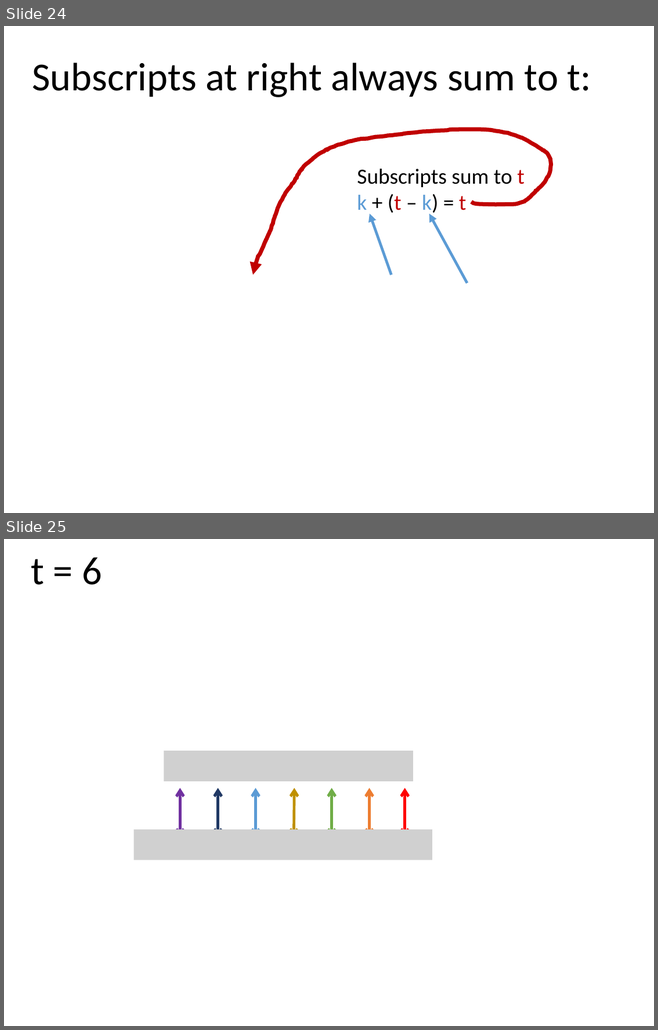
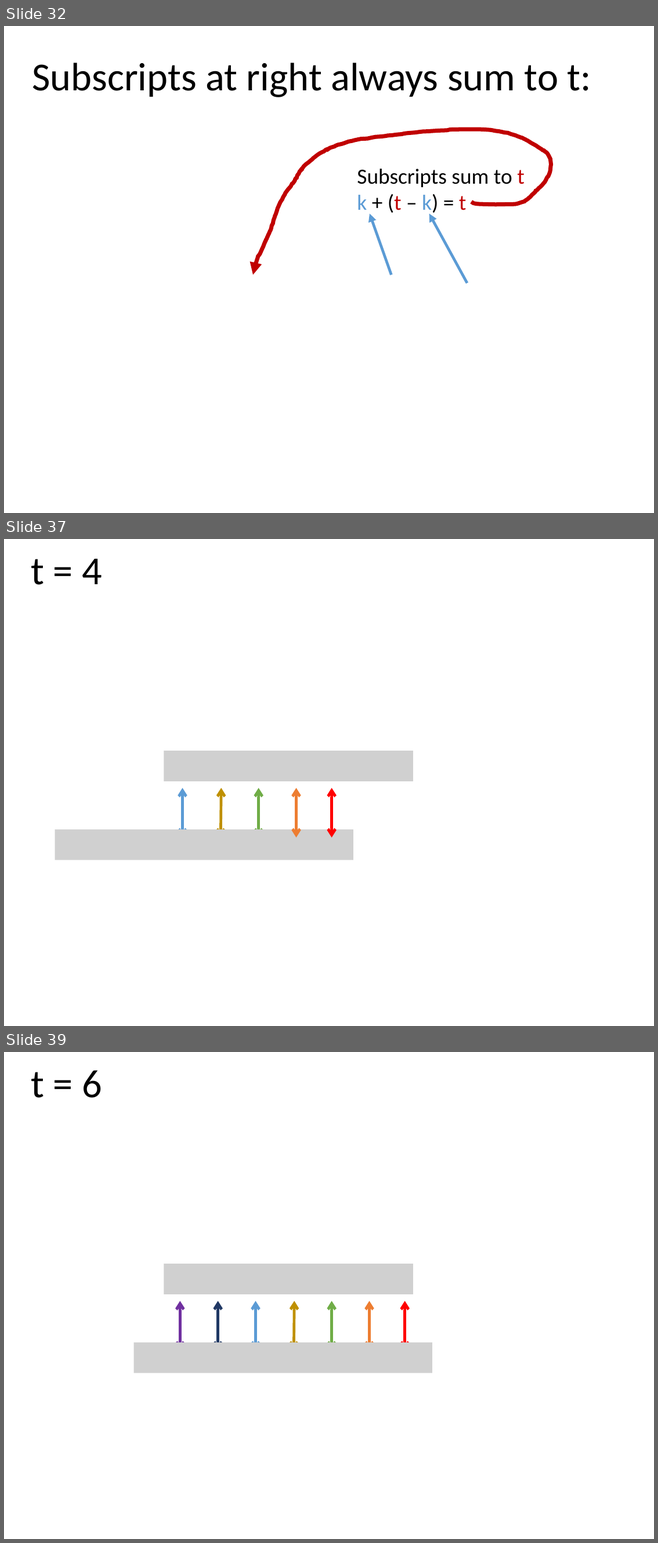
Before and after one commit to tomjhou/MathClassPythonCode, a slide deck: Class3/Lecture3 - Convolution.pptx. Shown one above the other, each under a label of ours: slides 24 and 25 before the commit, slides 32, 37 and 39 after it; the slides between them are not shown. The pictures are 658x1030 and 658x1543 pixels, drawn with LibreOffice and Linux fonts; fonts in the diff are those of the drawing; grey boxes stand for pictures. Boxes give left, top, right and bottom in pixels: in the first picture for what was removed or moved away, otherwise in the second. Text is boxed around its words. In the diff, an @@ line names an element or a change of style, - is before the commit and + after.

```diff
--- a/Class3/Lecture3 - Convolution.pptx
+++ b/Class3/Lecture3 - Convolution.pptx
@@ slide 37 added at bbox=[4, 539, 654, 1026], background #FFFFFF @@
@@ title added at bbox=[31, 559, 102, 585], 44 pt, text #000000 @@
+t = 4
@@ picture added at bbox=[164, 751, 413, 781] @@
@@ double arrow added from (183, 788) to (183, 838), #5B9BD5 3 pt @@
@@ double arrow added from (221, 788) to (220, 838), #BF9000 3 pt @@
@@ double arrow added from (259, 788) to (259, 838), #70AD47 3 pt @@
@@ double arrow added from (296, 788) to (296, 838), #ED7D31 3 pt @@
@@ double arrow added from (331, 788) to (331, 838), #FF0000 3 pt @@
@@ picture added at bbox=[54, 830, 353, 860] @@
@@ what was slide 24 is now slide 32 @@
@@ what was slide 25 is now slide 39 @@
```
Also in this commit, not shown: 5 slides changed, 13 other slides added, 1 other file.
